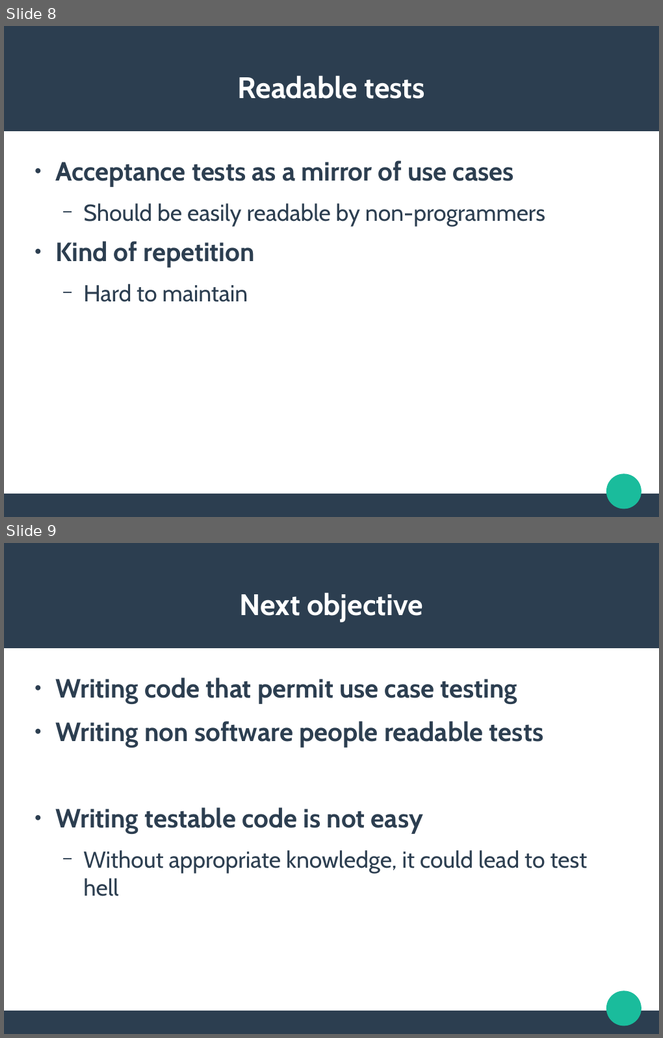
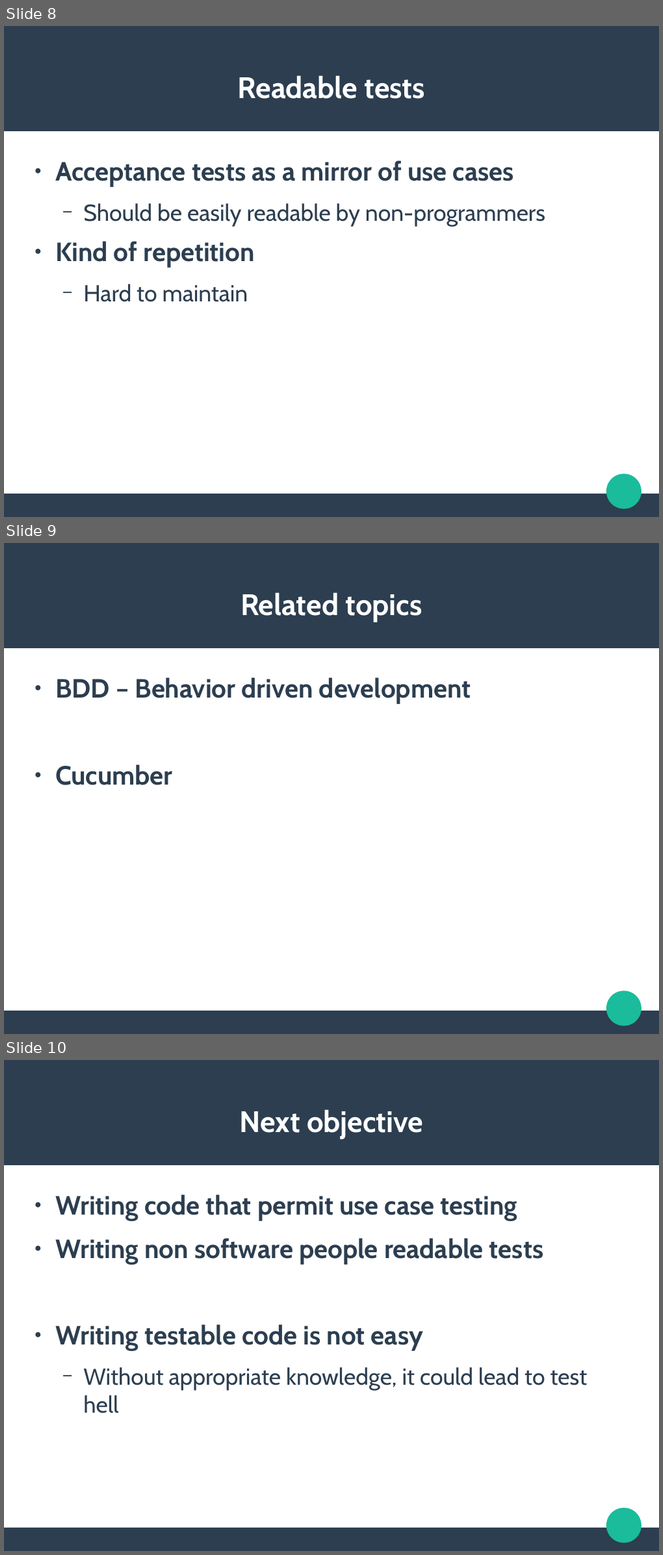
Before and after one commit to jldelarbre/lectureNotes, a slide deck: Slides/intro_CI-CD/collaborative_testing.odp. Shown one above the other, each under a label of ours: slides 8 and 9 before the commit, slides 8, 9 and 10 after it. The pictures are 663x1038 and 663x1555 pixels, drawn with LibreOffice and Linux fonts; fonts in the diff are those of the drawing. Boxes give left, top, right and bottom in pixels: in the first picture for what was removed or moved away, otherwise in the second. Text is boxed around its words. In the diff, an @@ line names an element or a change of style, - is before the commit and + after.

```diff
--- a/Slides/intro_CI-CD/collaborative_testing.odp
+++ b/Slides/intro_CI-CD/collaborative_testing.odp
@@ slide 9 added at box(4, 543, 659, 1034), background #FFFFFF; not listed: 3 template elements that a slide beside it also shows @@
@@ title added at box(241, 592, 422, 622), 36 pt, text #FFFFFF, bold @@
+Related topics
@@ text added at box(55, 678, 471, 785), 32 pt, text #2C3E50, bold @@
+● BDD – Behavior driven development
+● Cucumber
@@ what was slide 9 is now slide 10 @@
```
Also in this commit, not shown: 23 other files.
